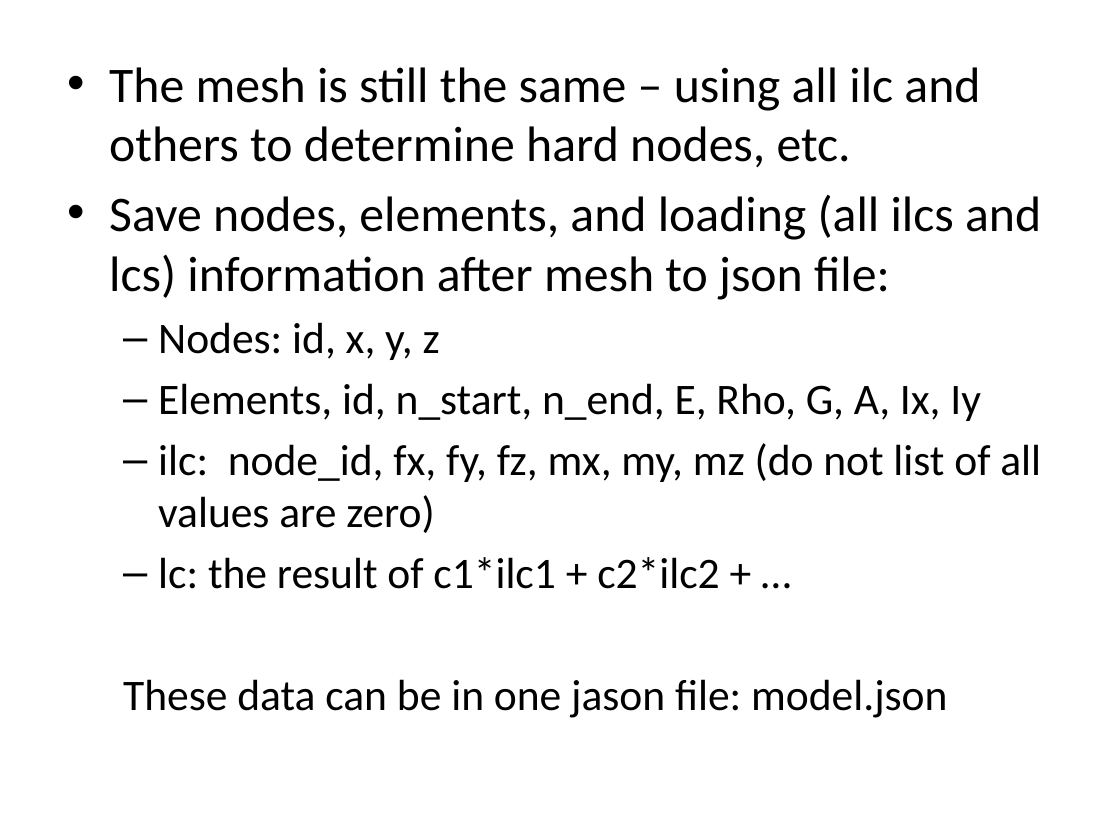
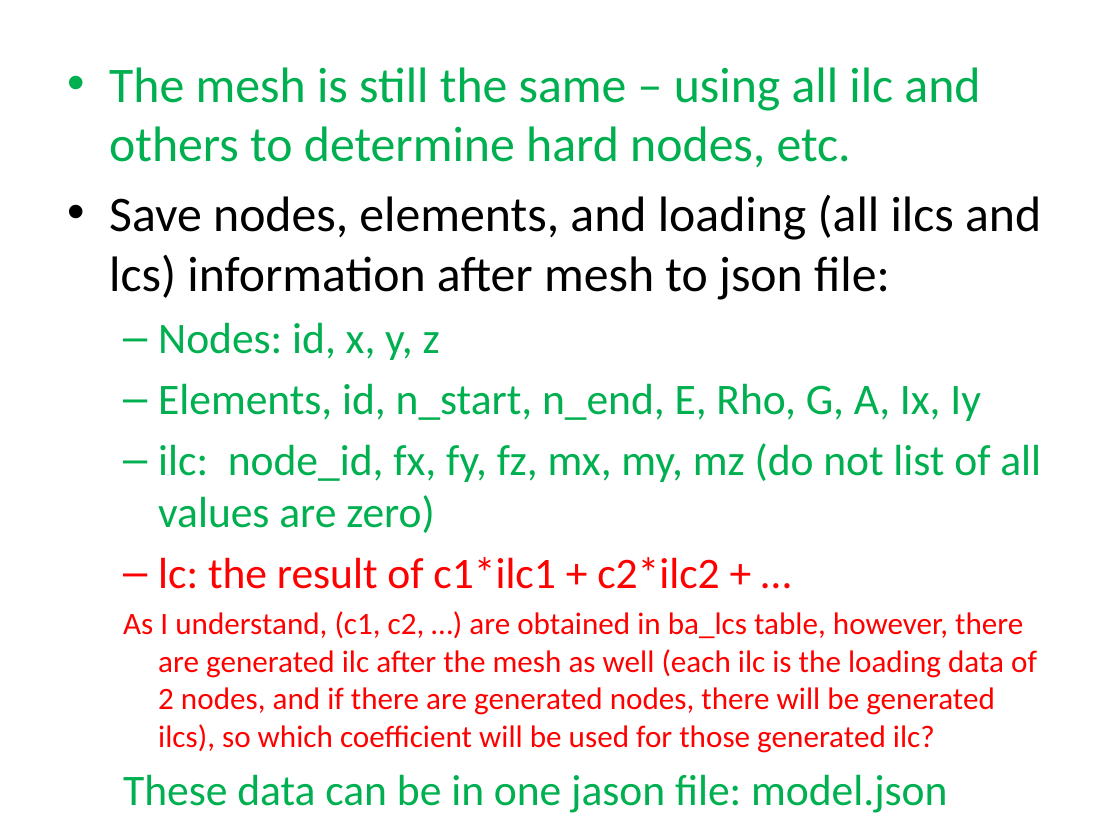
Before and after one commit to lightbringer1991/Projects, a slide deck: slide 7 of PHP_Process_Data_From_MySQL/beam_analysis/requirements_25022016/spec.pptx. Drawn at 1120x840 pixels with LibreOffice and Linux fonts; fonts in the diff are those of the drawing. Boxes give left, top, right and bottom in pixels: in the first picture for what was removed or moved away, otherwise in the second. Text is boxed around its words. In the diff, an @@ line names an element or a change of style, - is before the commit and + after.

```diff
--- a/PHP_Process_Data_From_MySQL/beam_analysis/requirements_25022016/spec.pptx
+++ b/PHP_Process_Data_From_MySQL/beam_analysis/requirements_25022016/spec.pptx
@@ text at (109, 67, 1041, 813): text colour #000000 to #00B050 in "The mesh is still the same – ...", "Nodes: id, x, y, z", "Elements, id, n_start, n_end, E, Rho, G, ...", "ilc: node_id, fx, fy, fz, mx, my, ..." and 1 more places; text colour #000000 to #FF0000 in "lc: the result of c1*ilc1 + c2*ilc2 ..." @@
@@ text at (123, 611, 1037, 753): paragraph added @@
+  As I understand, (c1, c2, …) are obtained in ba_lcs table, however, there are generated ilc after the mesh as well (each ilc is the loading data of 2 nodes, and if there are generated nodes, there will be generated ilcs), so which coefficient will be used for those generated ilc?
```
Also in this commit, not shown: 6 other slides changed, 12 other files.
